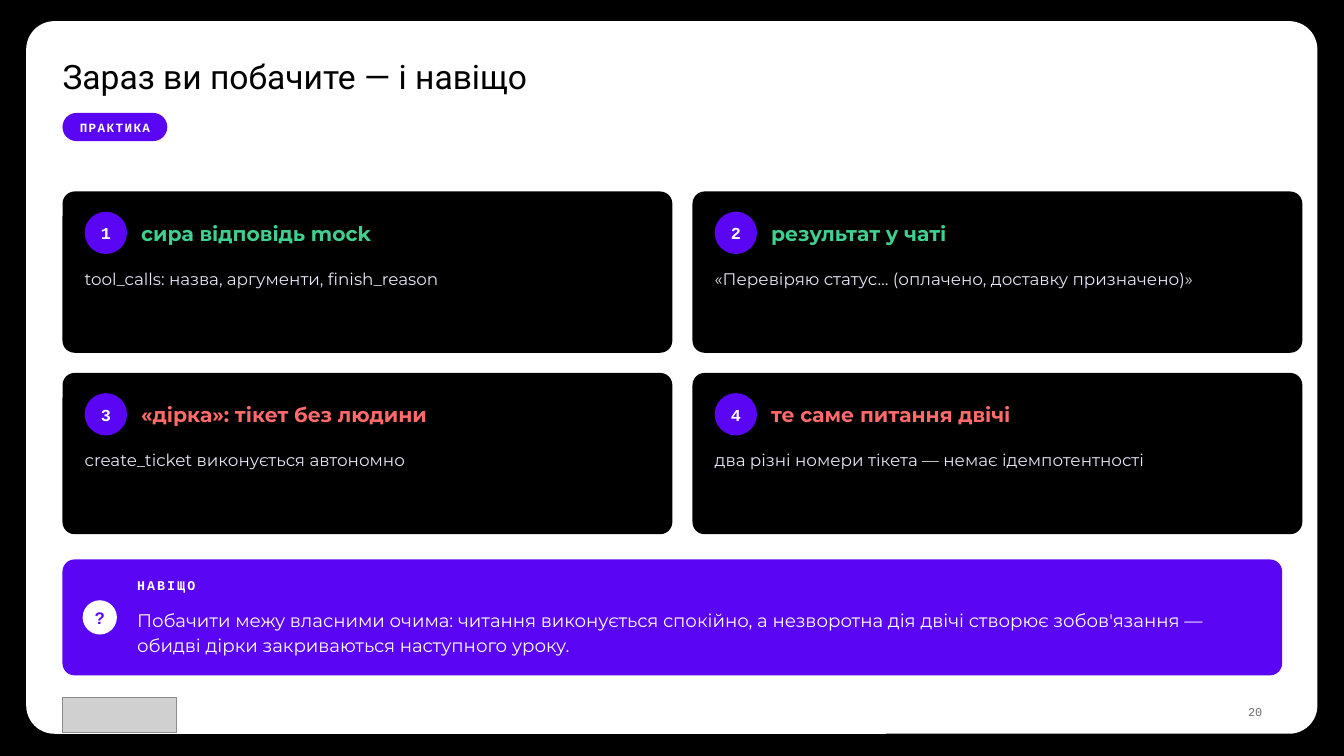
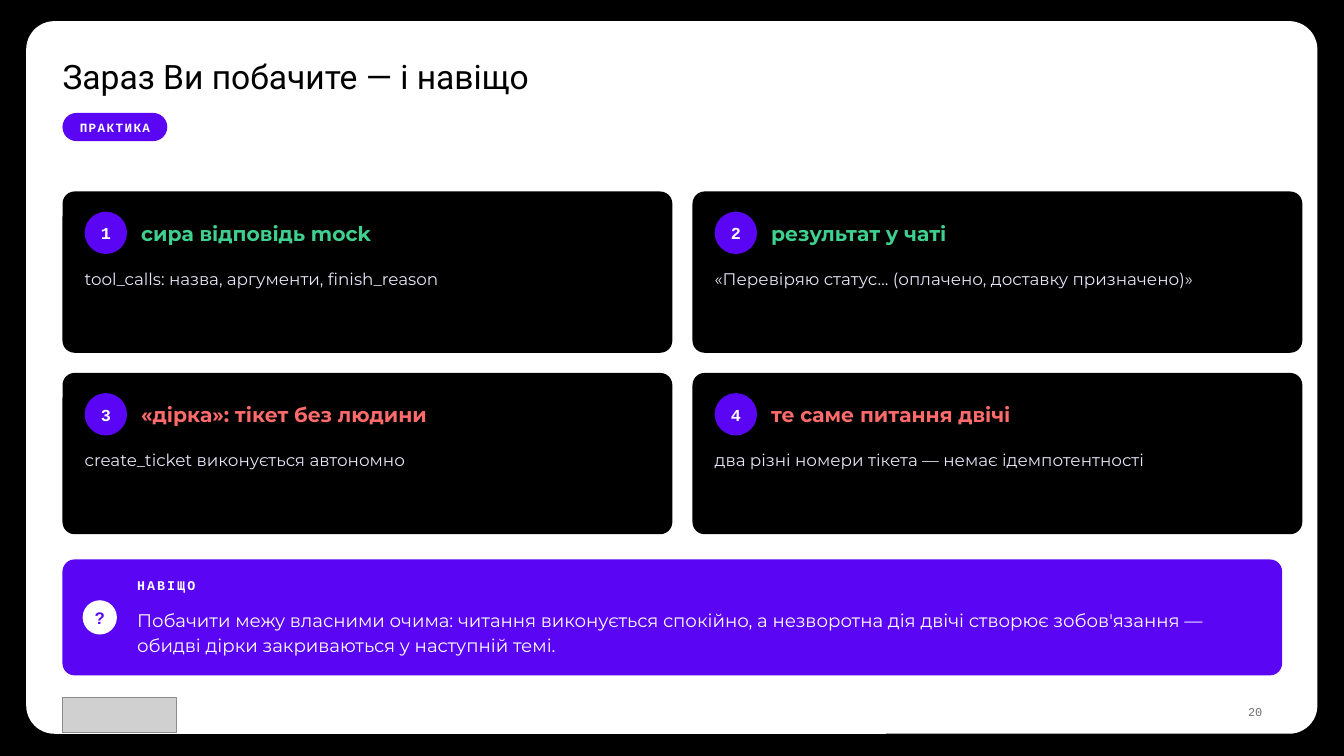
Before and after one commit to TarasFedorenkoFTV/llmops-bootcamp, a slide deck: slide 20 of docs/decks/L06.pptx. Drawn at 1344x756 pixels with LibreOffice and Linux fonts; fonts in the diff are those of the drawing; grey boxes stand for pictures; background and template pictures are left out. Boxes give left, top, right and bottom in pixels: in the first picture for what was removed or moved away, otherwise in the second. Text is boxed around its words. In the diff, an @@ line names an element or a change of style, - is before the commit and + after.

```diff
--- a/docs/decks/L06.pptx
+++ b/docs/decks/L06.pptx
@@ text at (63,63,529,96): text changed @@
-Зараз ви побачите — і навіщо
+Зараз Ви побачите — і навіщо
@@ text at (137,613,1179,656): text changed @@
-Побачити межу власними очима: читання виконується спокійно, а незворотна дія двічі створює зобов'язання — обидві дірки закриваються наступного уроку.
+Побачити межу власними очима: читання виконується спокійно, а незворотна дія двічі створює зобов'язання — обидві дірки закриваються у наступній темі.
```
Also in this commit, not shown: 11 other slides changed, 50 other files.
